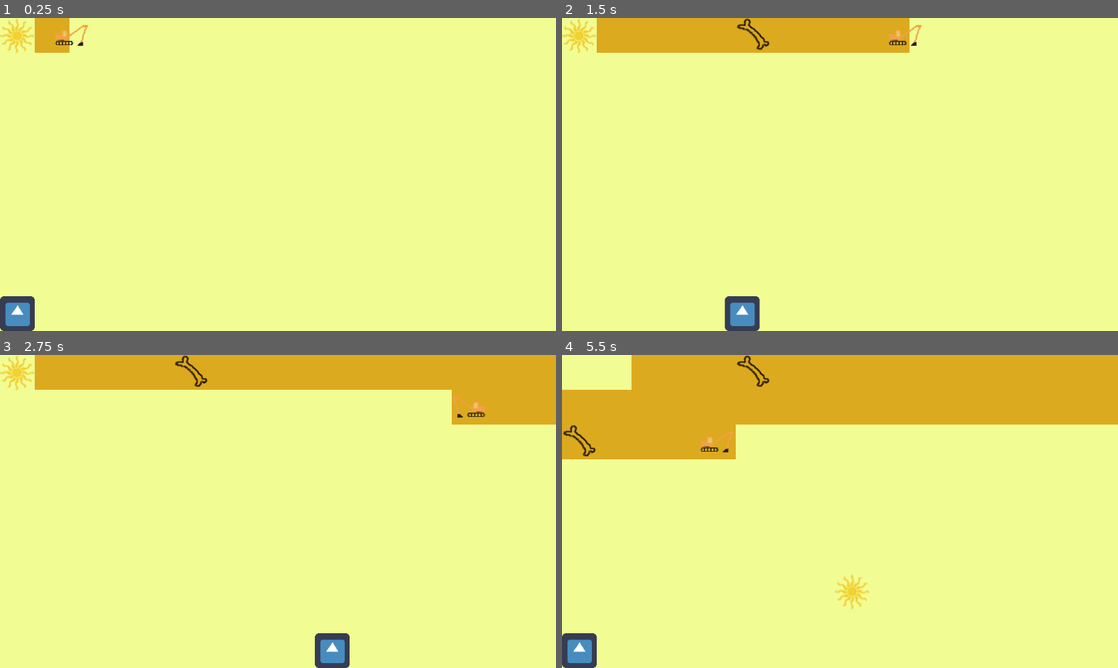
Above: before the commit, frames 1-4 (two rows, left to right).
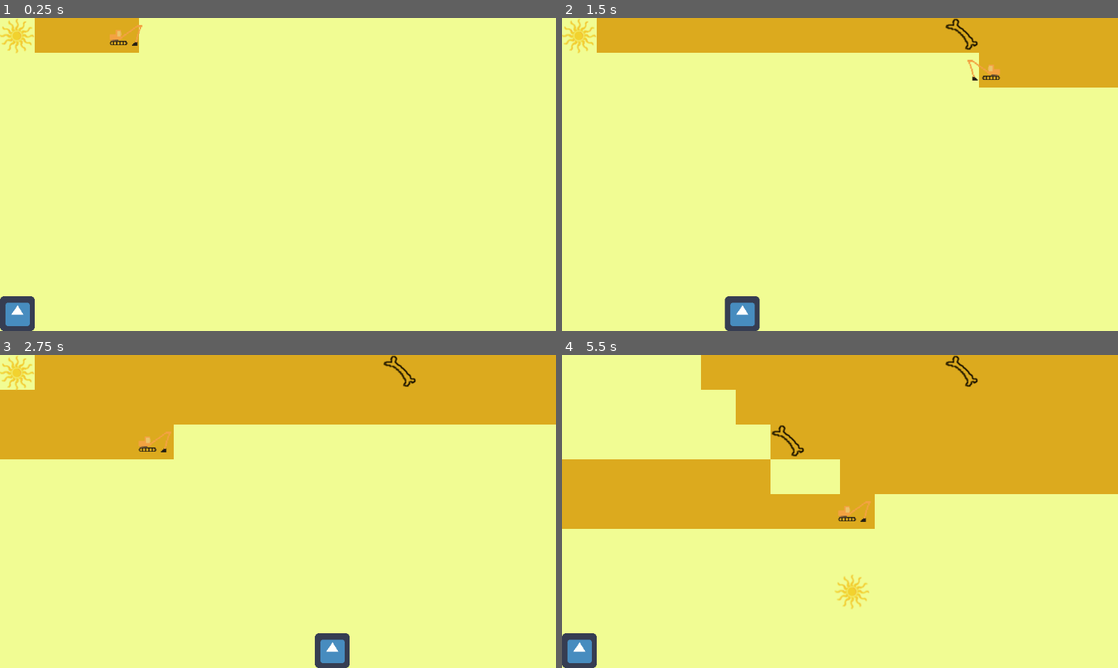
Above: after the commit, the same moments.

Repository: ImpeccableN/archeogame
Game: Godot game, scene res://Minigame1/Minigame1.tscn
Two runs of this game, one before a commit and one after it. Both use one fixed random seed, a clock stepped at 60 frames per second and the inputs below. The project has no main scene, so this scene is started directly. The engine's default icon, where the game draws it, is replaced by a stand-in: a white triangle on a blue panel in a dark square.
Inputs:
- Up to frame 1 (0.25 s): no input
- Up to frame 2 (1.5 s): hold D (move_right) 0.53-1.28 s; hold S (move_down) from 1.28 s (still down)
- Up to frame 3 (2.75 s): release S (move_down) at 2.03 s; hold D (move_right) from 2.03 s (still down)
- Up to frame 4 (5.5 s): release D (move_right) at 2.78 s; hold W (move_up) 2.78-3.53 s; hold A (move_left) 3.53-5.03 s; hold S (move_down) from 5.03 s (still down)

The runs differ from the first frame. In frame 1, 1.5% of the frame differs, in the area x 9-26%, y 0-12%; in frame 2, 7.2%; in frame 3, 13%; in frame 4, 32%, in the area x 0-100%, y 0-56%.

Commit message:
Minigame1: sun emits signal, when it changes direction

Diff:
--- a/HeuneburgGame/Minigame1/Minigame1.gd
+++ b/HeuneburgGame/Minigame1/Minigame1.gd
@@ -2,6 +2,7 @@
 
 var truck_position = Vector2.ZERO
 var sun_position = Vector2.ZERO
+var sun_direction = true
 onready var truck_node = get_node("Truck")
 onready var tilemap = get_node("TileMap")
 onready var sun_node = get_node("Sun")
@@ -15,9 +16,22 @@
 	sun_position = sun_node.position
 	var sunny_tile : Vector2 = tilemap.world_to_map(sun_position)
 	tilemap.set_cellv(sunny_tile, 0)
+	if sun_direction == false:
+		tilemap.set_cellv((sunny_tile)+Vector2(1,1) , 0)
+		tilemap.set_cellv((sunny_tile)-Vector2(1,1) , 0)
+	else:
+		tilemap.set_cellv((sunny_tile)+Vector2(-1,1) , 0)
+		tilemap.set_cellv((sunny_tile)-Vector2(-1,1) , 0)
+
+
 
 
 func _on_ArtefactSpawnTimer_timeout():
 	truck_position = truck_node.position
 	var artefact_tile : Vector2 = tilemap.world_to_map(Vector2(truck_position.x -50, truck_position.y))
 	tilemap.set_cellv(artefact_tile, 2)
+
+
+
+func _on_Sun_direction_change():
+	sun_direction = not sun_direction
--- a/HeuneburgGame/Minigame1/Minigame1.tscn
+++ b/HeuneburgGame/Minigame1/Minigame1.tscn
@@ -113,4 +113,5 @@
 [node name="ArtefactSpawnTimer" type="Timer" parent="."]
 autostart = true
 
+[connection signal="direction_change" from="Sun" to="." method="_on_Sun_direction_change"]
 [connection signal="timeout" from="ArtefactSpawnTimer" to="." method="_on_ArtefactSpawnTimer_timeout"]
--- a/HeuneburgGame/Minigame1/Sun.gd
+++ b/HeuneburgGame/Minigame1/Sun.gd
@@ -4,18 +4,23 @@
 onready var screen_size = get_viewport_rect().size
 
 var direction := Vector2.ZERO
+signal direction_change
 
 
 func _process(delta):
 	position += direction * delta * speed
 	if position.y > screen_size.y:
 		direction.y = -0.75
+		emit_signal("direction_change")
 	if position.y < 0:
 		direction.y = 0.75
+		emit_signal("direction_change")
 	if position.x > screen_size.x:
 		direction.x = -1.0
+		emit_signal("direction_change")
 	if position.x < 0:
 		direction.x = 1.0
+		emit_signal("direction_change")
 
 
 
--- a/HeuneburgGame/Minigame1/Truck.gd
+++ b/HeuneburgGame/Minigame1/Truck.gd
@@ -1,6 +1,6 @@
 extends Area2D
 
-export var speed = 400.0
+export var speed = 800.0
 var straight = true
 var screen_size = Vector2.ZERO
 onready var sprite_node = get_node("Sprite")
